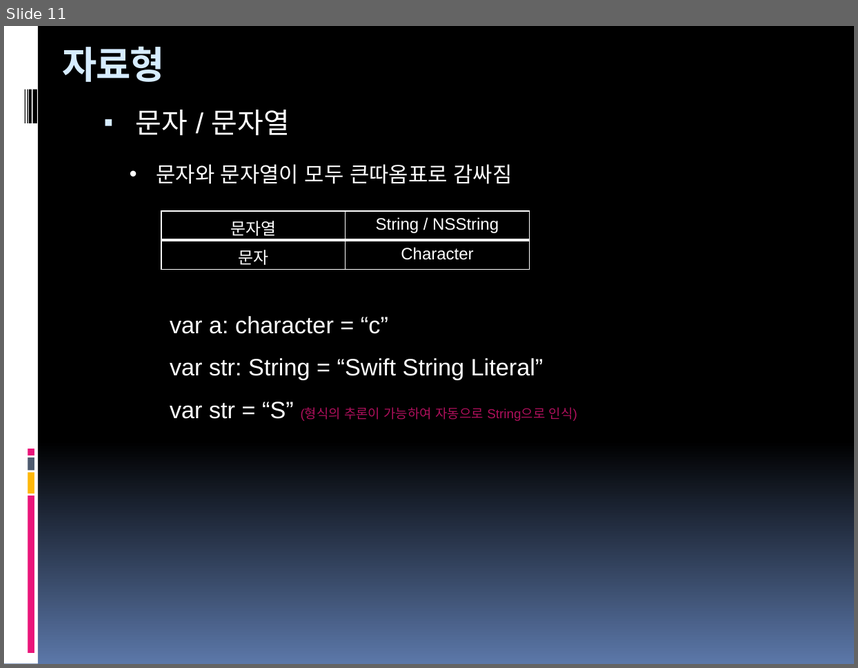
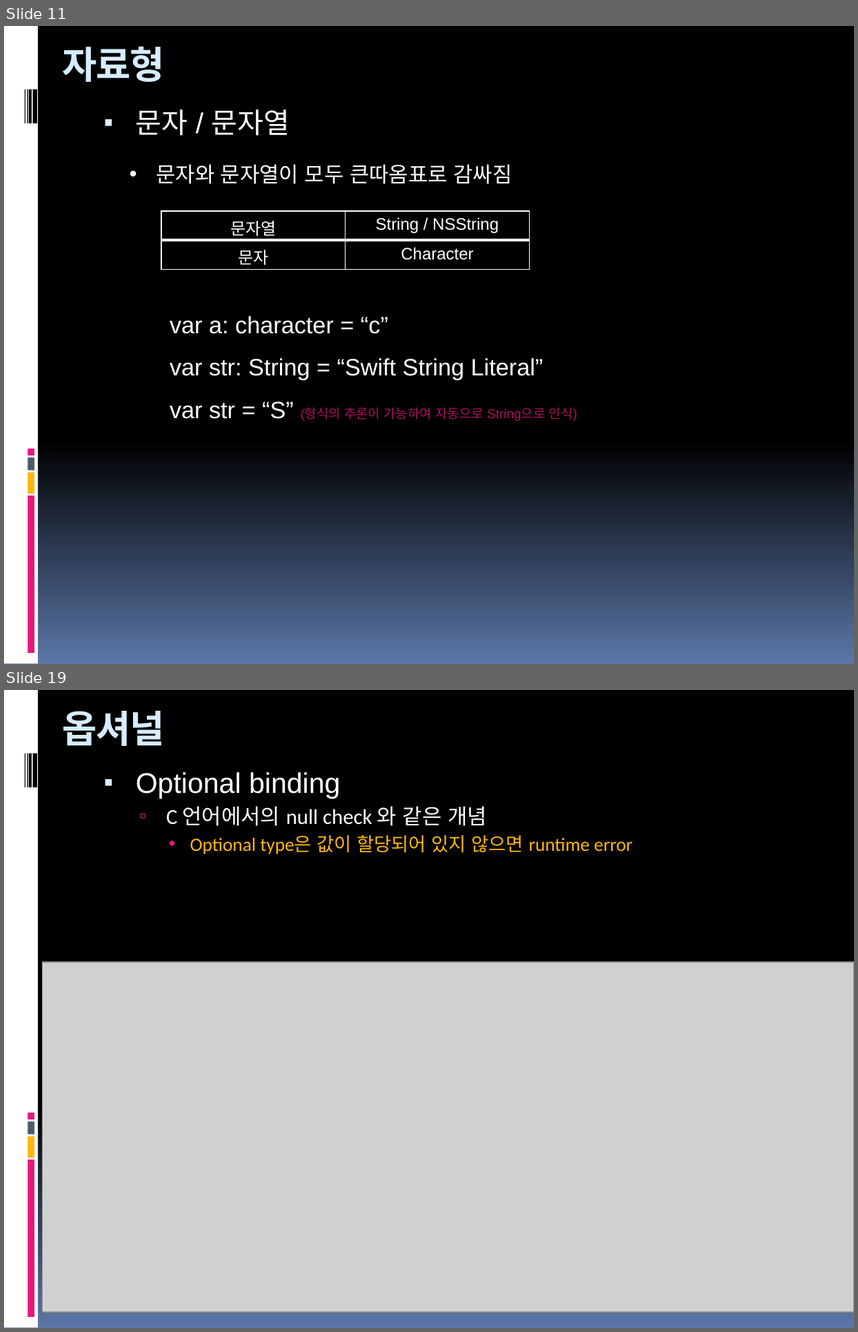
Before and after one commit to hounga13/helloSwift, a slide deck: Swift세미나자료.pptx. Shown one above the other, each under a label of ours: slide 11 before the commit, slides 11 and 19 after it; the slides between them are not shown. The pictures are 858x668 and 858x1332 pixels, drawn with LibreOffice and Linux fonts; fonts in the diff are those of the drawing; grey boxes stand for pictures. Boxes give left, top, right and bottom in pixels: in the first picture for what was removed or moved away, otherwise in the second. Text is boxed around its words. In the diff, an @@ line names an element or a change of style, - is before the commit and + after.

```diff
--- a/Swift세미나자료.pptx
+++ b/Swift세미나자료.pptx
@@ slide 19 added at box(4, 690, 854, 1328), background gradient #000000 to #5B77A8; not listed: 9 template elements that a slide beside it also shows @@
@@ title added at box(63, 711, 165, 746), 32 pt, text #D6ECFF, bold @@
+옵셔널
@@ text added at box(136, 772, 633, 854), 16 pt, text #FEB80A @@
+▪ Optional binding
+  ▫ C 언어에서의 null check 와 같은 개념
+    • Optional type은 값이 할당되어 있지 않으면 runtime error
@@ picture added at box(42, 962, 854, 1312) @@
```
Also in this commit, not shown: 1 slide changed, 7 other slides added, 2 other files.
